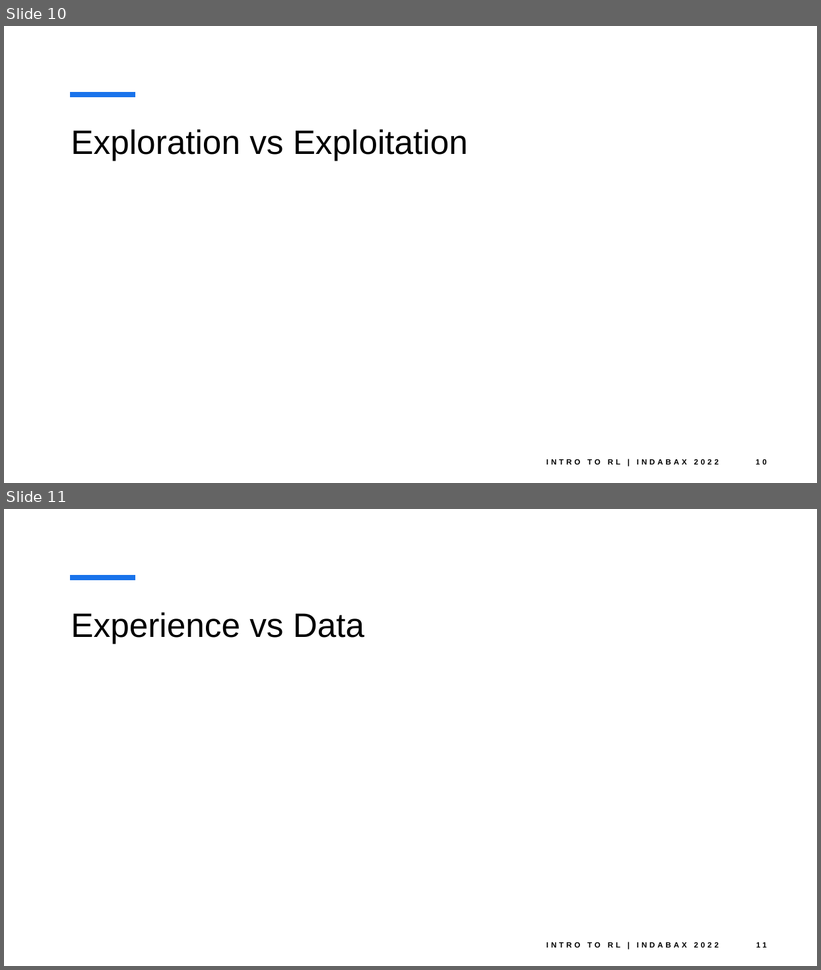
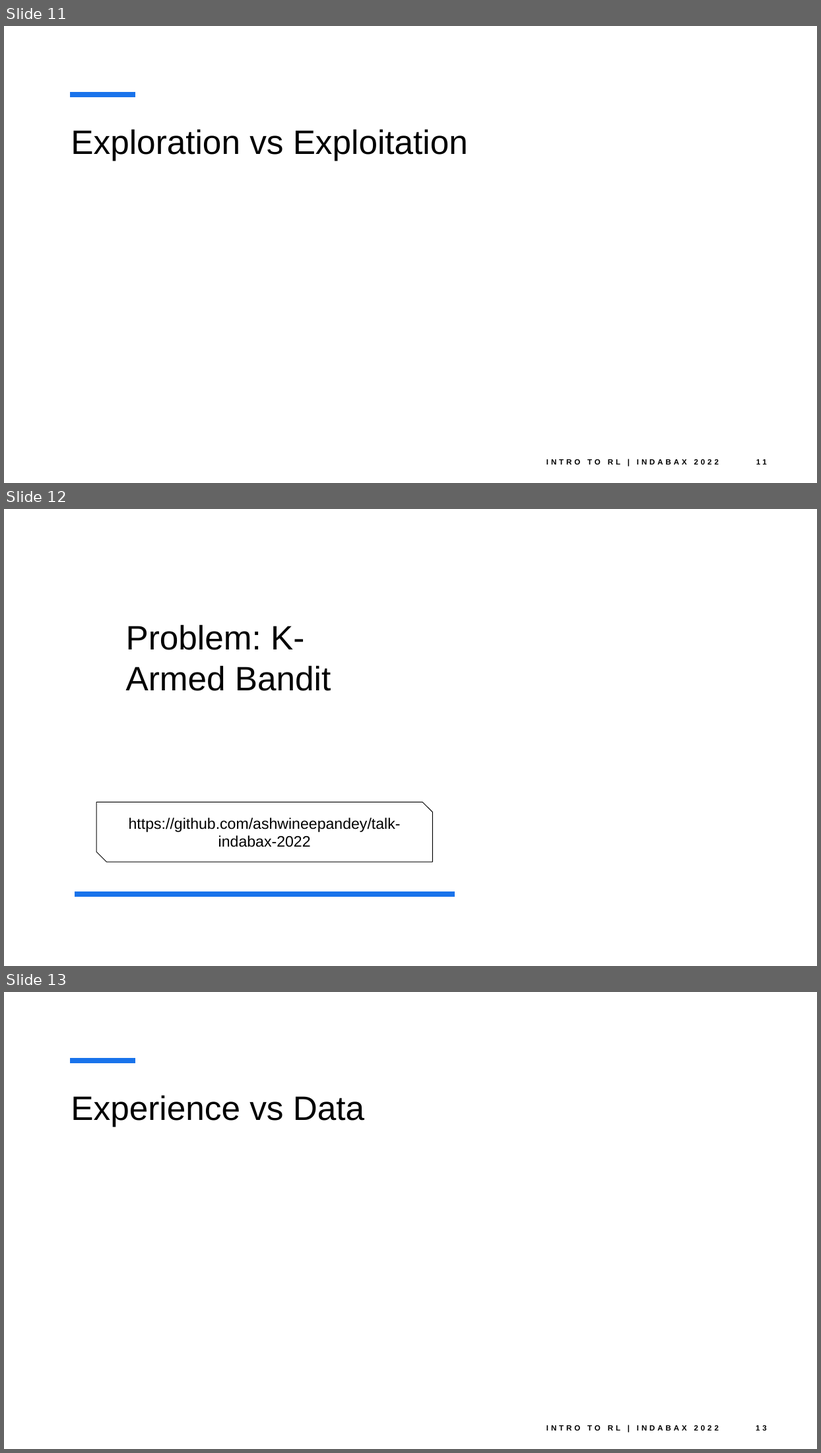
Before and after one commit to ashwineepandey/talk-indabax-2022, a slide deck: IntroToReinforcementLearning_IndabaX2022_001.pptx. Shown one above the other, each under a label of ours: slides 10 and 11 before the commit, slides 11, 12 and 13 after it. The pictures are 821x970 and 821x1453 pixels, drawn with LibreOffice and Linux fonts; fonts in the diff are those of the drawing; background and template pictures are left out. Boxes give left, top, right and bottom in pixels: in the first picture for what was removed or moved away, otherwise in the second. Text is boxed around its words. In the diff, an @@ line names an element or a change of style, - is before the commit and + after.

```diff
--- a/IntroToReinforcementLearning_IndabaX2022_001.pptx
+++ b/IntroToReinforcementLearning_IndabaX2022_001.pptx
@@ slide 12 added at (4, 509, 817, 966), background picture (left out) @@
@@ rectangle added at (75, 580, 455, 896), fill #FFFFFF @@
@@ title added at (126, 625, 331, 691), 40 pt, text #000000 @@
+Problem: K-Armed Bandit
@@ snip diag rect added at (96, 803, 433, 862), outline #000000 0.75 pt, 18 pt, text #000000 @@
+https://github.com/ashwineepandey/talk-indabax-2022
@@ line added from (75, 894) to (455, 894), #1973EB 6 pt @@
@@ what was slide 10 is now slide 11 @@
@@ page number at (756, 460, 767, 465): text changed @@
-10
+11
@@ what was slide 11 is now slide 13 @@
@@ page number at (756, 1426, 767, 1431): text changed @@
-11
+13
```
Also in this commit, not shown: 4 slides changed, 1 other slide added, 4 other files.
